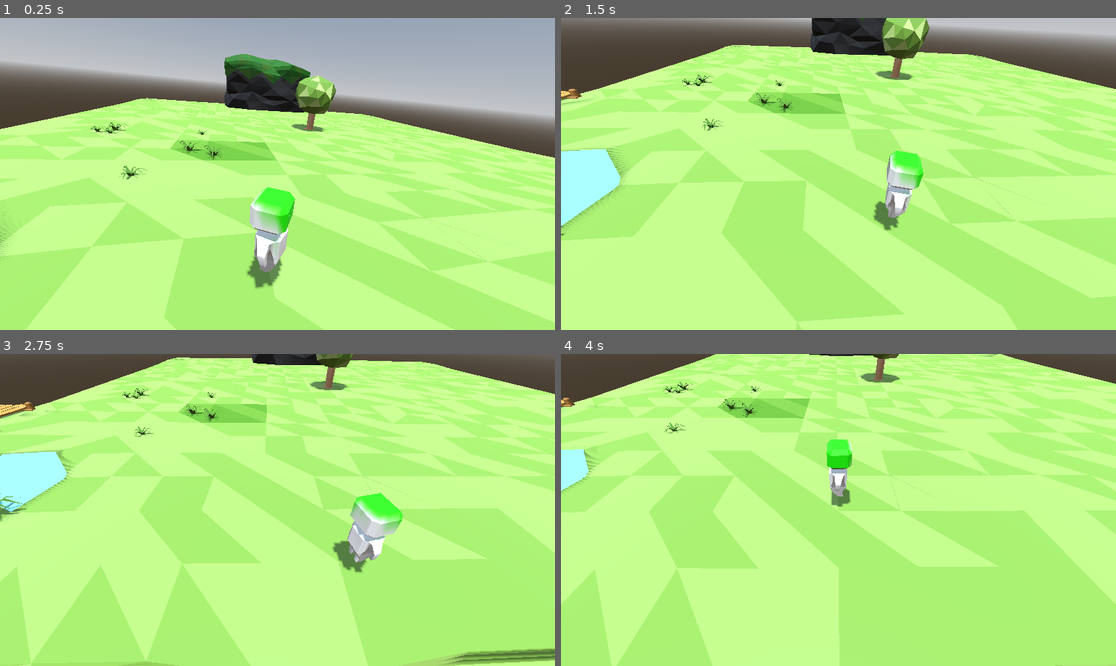
Above: before the commit, frames 1-4 (two rows, left to right).
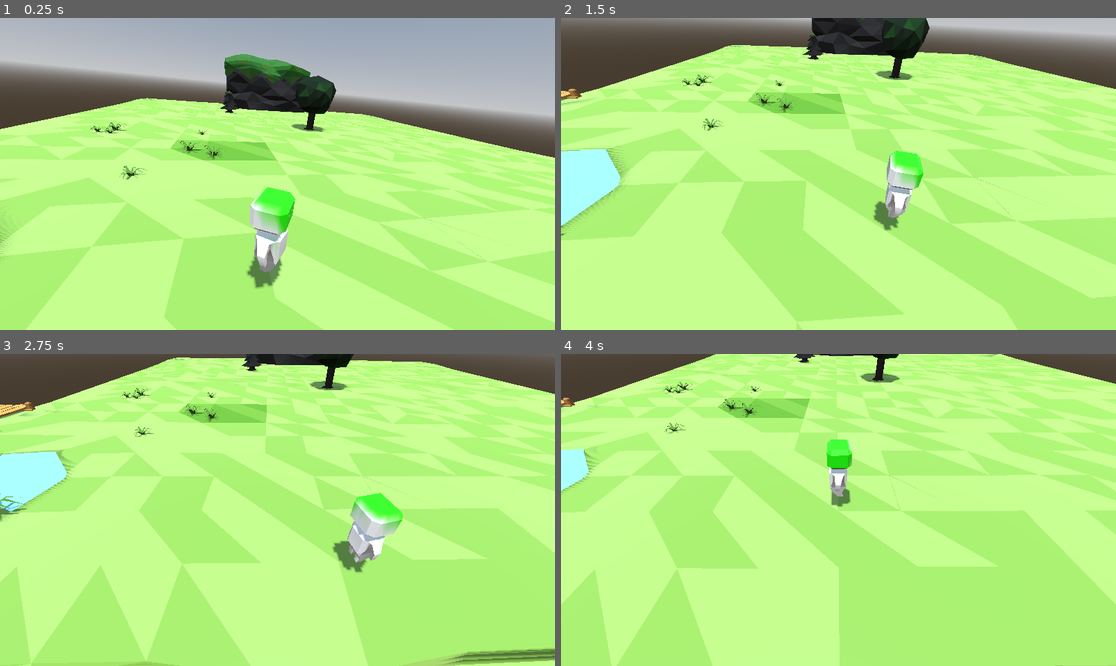
Above: after the commit, the same moments.

Repository: AYT04/SmallWorld4
Game: Godot game, scene res://scenes/scn_dev/scn_dev.tscn
The game is run twice, just before and just after one commit, with the same random seed, the same clock (stepped at 60 frames per second) and the same inputs.
Inputs:
- Up to frame 1 (0.25 s): no input
- Up to frame 2 (1.5 s): tap Enter at 0.5 s; hold D (right) 0.53-1.28 s; hold S (down) from 1.28 s (still down)
- Up to frame 3 (2.75 s): release S (down) at 2.03 s; hold D (right) from 2.03 s (still down)
- Up to frame 4 (4 s): release D (right) at 2.78 s; hold W (up) 2.78-3.53 s; hold A (left) from 3.53 s (still down)

The runs differ from the first frame. In frame 1, 0.8% of the frame differs, in the area x 39-61%, y 18-37%; in frame 2, 1.1%, in the area x 43-67%, y 0-20%; in frame 3, 0.4%; in frame 4, 0.2%.

Commit message:
Add Pine tree

Diff:
--- a/scenes/scn_dev/scn_dev.tscn
+++ b/scenes/scn_dev/scn_dev.tscn
@@ -1,7 +1,8 @@
-[gd_scene load_steps=14 format=3 uid="uid://cvktd60i4fpgf"]
+[gd_scene load_steps=15 format=3 uid="uid://cvktd60i4fpgf"]
 
 [ext_resource type="PackedScene" uid="uid://cmte018uqxnuf" path="res://assets/beginnerIsland/beginnerIsland.glb" id="1_2eiu6"]
 [ext_resource type="PackedScene" uid="uid://bgm32afxr4n47" path="res://assets/tree/tree.glb" id="2_wlb2l"]
+[ext_resource type="PackedScene" uid="uid://dgmjkhfnb0uom" path="res://assets/tree/pineTree.glb" id="2_xg0yn"]
 [ext_resource type="Script" path="res://src/inputs/mvntAnim.gd" id="3_6t2ij"]
 [ext_resource type="Script" path="res://src/inputs/controller.gd" id="3_d52c4"]
 [ext_resource type="PackedScene" uid="uid://cmxq6teevu4lk" path="res://assets/robot/robot.glb" id="3_e3t0f"]
@@ -56,6 +57,9 @@
 transform = Transform3D(1, 0, 0, 0, 1, 0, 0, 0, 1, -1.17232, 5.83721, -18.8576)
 shape = SubResource("BoxShape3D_jcl5e")
 
+[node name="pineTree" parent="beginnerIsland" instance=ExtResource("2_xg0yn")]
+transform = Transform3D(-0.951105, 0, 0.308868, 0, 1, 0, -0.308868, 0, -0.951105, -8.01625, 1.59999, -9.92181)
+
 [node name="tree" parent="beginnerIsland" instance=ExtResource("2_wlb2l")]
 transform = Transform3D(1, 0, 0, 0, 1, 0, 0, 0, 1, 0, 1.55672, 0)
 
Binary file added: assets/tree/pineTree.glb
Not shown, added: assets/tree/pineTree.glb.import
Binary file added: assets/tree/pineTree_lowpoly_gradient.png
Not shown, added: assets/tree/pineTree_lowpoly_gradient.png.import
Binary file changed: assets/tree/tree.glb
Not shown, added: blenderFiles/tree/pineTree.blend
Not shown, changed: blenderFiles/tree/tree.blend
Not shown, changed: blenderFiles/tree/tree.blend1
